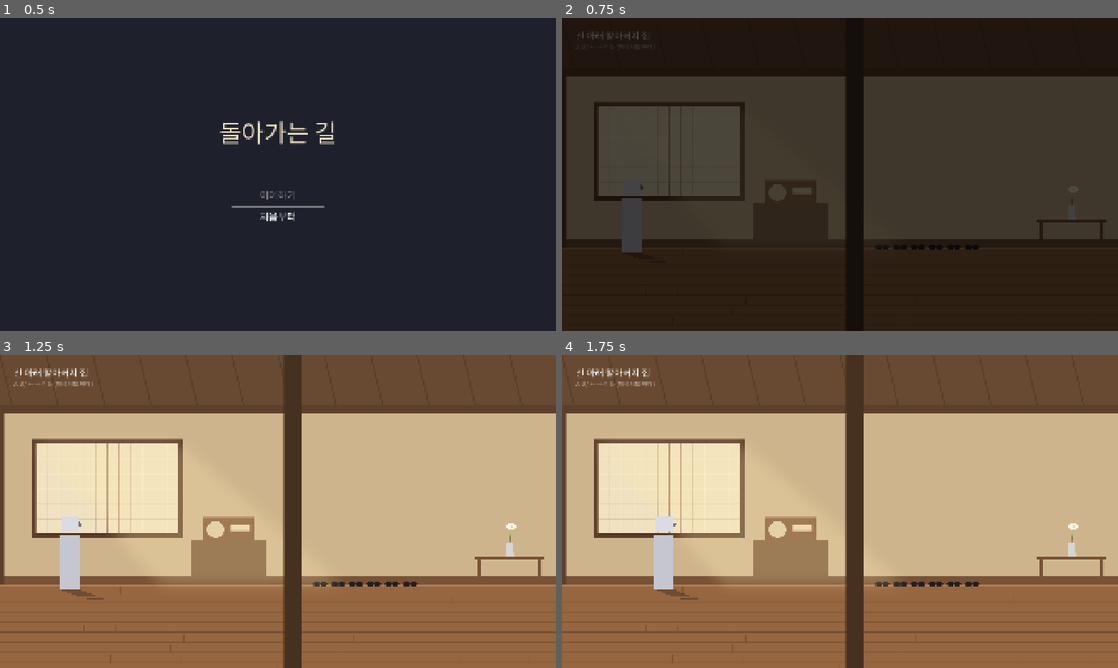
Above: before the commit, frames 1-4 (two rows, left to right).
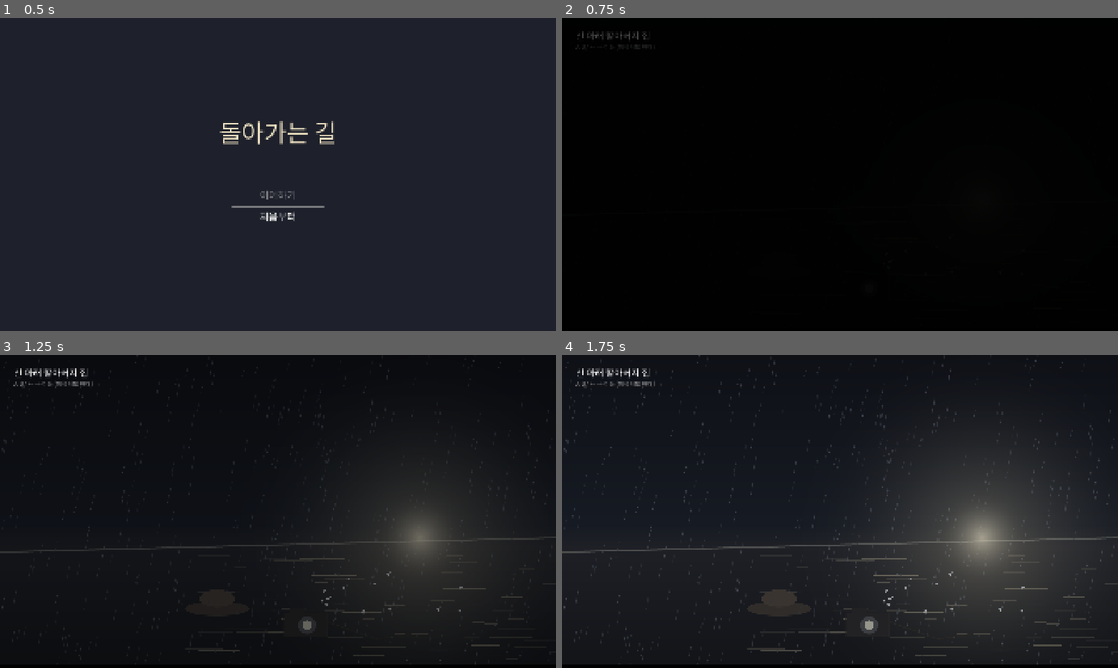
Above: after the commit, the same moments.

Repository: 1jealy/the-way-back
Game: Godot game, scene res://scenes/ui/title_screen.tscn
The game is run twice, just before and just after one commit, with the same random seed, the same clock (stepped at 60 frames per second) and the same inputs. Sound files missing from this copy of the repository are replaced by a short silence.
Inputs (mouse positions are in pixels of both pictures, inside the frame that each line leads up to):
- Up to frame 1 (0.5 s): no input
- Up to frame 2 (0.75 s): click "처음부터" at 0.5 s
- Up to frame 3 (1.25 s): no input
- Up to frame 4 (1.75 s): move the mouse to (962, 495) at 1.27 s; hold D (move_right) from 1.28 s (still down); hold F (ask_dog) from 1.28 s (still down); click (962, 495) at 1.42 s

Frame 1 is identical in both runs. In frame 2, 96% of the frame differs, in the area x 0-100%, y 0-100%; in frame 3, 100%; in frame 4, 100%.

Commit message:
이야기 바꾸기: 오프닝 사고 장면, 영정사진 두 개, 병 설정 빼기 (#76)
- 기획서·장면표: 병 설정을 빼고 둘이 같은 교통사고로 떠난 것으로. 0-1 오프닝
  (사고 뒤 길가, 손그림 컷신 0), 1-2 영정사진 두 개(하나는 흐림), 7-8 엔딩에서
  하윤 사진이 또렷해짐. 다섯째 메모 "방학하면 여기 꼭!". 톤·복선 표·그림 목록·시간.
- OpeningScene(scripts/game/opening.gd): "처음부터"일 때만 컷신 0 + 빗소리 → 하윤이
  일어난다(GameState.opening_pending, 잠금 opening, opening_seen).
- FuneralPortraits(scripts/game/funeral_portraits.gd) + shaders/blur.gdshader:
  할아버지 또렷, 하윤 흐림. BoatRide 7-8에서 하윤 사진이 4초에 걸쳐 또렷해진다.
- 임시 그림 cut_accident, prop_portrait_grandpa/hayun, 임시 소리 sfx_rain_01.
  지도 메모가 바뀌어 글꼴 셋을 다시 만듦.
- 검사: 게임플레이(오프닝·영정사진), 스모크(부품·그림), 부품 흐름(7-8).

A 대신 B 세션이 작업(scripts/game, scripts/ui, tests).

Co-Authored-By: Claude Opus 5.5 <noreply@anthropic.com>
Claude-Session: https://claude.ai/code/session_01J4uuBk1dXZKjb4UnTLHPYb

Diff:
--- a/scenes/places/house.tscn
+++ b/scenes/places/house.tscn
@@ -12,6 +12,8 @@
 [ext_resource type="AudioStream" path="res://assets/audio/placeholder/pos_house_radio.ogg" id="10_mxv64"]
 [ext_resource type="Script" path="res://scripts/game/gate.gd" id="11_bdaxg"]
 [ext_resource type="Script" path="res://scripts/game/shake_drop.gd" id="shake_script"]
+[ext_resource type="Script" path="res://scripts/game/opening.gd" id="opening_script"]
+[ext_resource type="Script" path="res://scripts/game/funeral_portraits.gd" id="portraits_script"]
 
 [node name="House" unique_id=721323629 instance=ExtResource("1_tpl")]
 place_id = &"house"
@@ -125,3 +127,10 @@
 position = Vector2(5070, 810)
 script = ExtResource("shake_script")
 prompt = "감나무 흔들기"
+
+[node name="Opening_0-1" type="Node" parent="."]
+script = ExtResource("opening_script")
+
+[node name="Portraits_1-2" type="Node2D" parent="."]
+position = Vector2(1340, 810)
+script = ExtResource("portraits_script")
--- a/scripts/game/boat_ride.gd
+++ b/scripts/game/boat_ride.gd
@@ -27,6 +27,13 @@
 @export var title_text: String = "돌아가는 길"
 ## 끝나면 타이틀로(검사는 끈다).
 @export var return_to_title: bool = true
+## 7-8 영정사진: 크기, 하윤 사진이 또렷해지는 시간(초).
+@export var portrait_scale: float = 1.6
+@export var portrait_reveal_seconds: float = 4.0
+
+## 7-8 영정사진에서 하윤 사진이 다 또렷해졌다.
+signal portraits_shown
+var portraits_revealed: bool = false
 
 var progress: float = 0.0
 var ghosts_shown: int = 0
@@ -96,6 +103,7 @@
 	cut.play({"art": cut2_art, "seconds": 6.0, "zoom": Vector2(1.0, 1.25), "pan": [Vector2.ZERO, Vector2(-120, 30)], "white_out": true})
 	await cut.finished
 	await _title_card()
+	await _portraits_card()
 	GameState.set_flag(&"ending_seen")
 	ended.emit()
 	var main := get_tree().get_first_node_in_group("main")
@@ -201,6 +209,44 @@
 			n.visible = false
 
 
+## 7-8: 하얀 화면에 1-2의 영정사진 두 개가 다시 비치고, 흐렸던 하윤 사진이 천천히 또렷해진다. 소리 없이.
+func _portraits_card() -> void:
+	var layer := CanvasLayer.new()
+	layer.name = "Portraits"
+	layer.layer = 31
+	add_child(layer)
+	var white := ColorRect.new()
+	white.color = Color(1, 0.99, 0.95, 1)
+	white.set_anchors_preset(Control.PRESET_FULL_RECT)
+	layer.add_child(white)
+	var row := Control.new()
+	row.modulate.a = 0.0
+	row.set_anchors_preset(Control.PRESET_FULL_RECT)
+	layer.add_child(row)
+	var hayun_mat := FuneralPortraits.blurred_material(1.0)
+	for pair in [[FuneralPortraits.ART_GRANDPA, -170.0, null], [FuneralPortraits.ART_HAYUN, 170.0, hayun_mat]]:
+		var path := CutscenePlayer.find_art(pair[0])
+		if path.is_empty():
+			continue
+		var tex := TextureRect.new()
+		tex.name = pair[0]
+		tex.texture = load(path)
+		tex.size = tex.texture.get_size() * portrait_scale
+		tex.expand_mode = TextureRect.EXPAND_IGNORE_SIZE
+		tex.position = Vector2(960.0 + pair[1], 540.0) - tex.size * 0.5
+		if pair[2]:
+			tex.material = pair[2]
+		row.add_child(tex)
+	await create_tween().tween_property(row, "modulate:a", 1.0, 2.0).finished
+	await _wait(1.5)
+	await create_tween().tween_method(func(v: float): hayun_mat.set_shader_parameter("amount", v), 1.0, 0.0, portrait_reveal_seconds) \
+			.set_trans(Tween.TRANS_SINE).finished
+	portraits_revealed = true
+	portraits_shown.emit()
+	await _wait(3.0)
+	await create_tween().tween_property(row, "modulate:a", 0.0, 2.0).finished
+
+
 ## 7-7: 화면이 하얗게 번진 채 제목이 뜬다.
 func _title_card() -> void:
 	var layer := CanvasLayer.new()
--- /dev/null
+++ b/scripts/game/funeral_portraits.gd
@@ -0,0 +1,52 @@
+class_name FuneralPortraits
+extends Node2D
+## 장면표 1-2: 거실 벽에 영정사진 두 개. 할아버지는 또렷하고, 옆 사진(하윤)은 흐려서 누구인지 보이지 않는다.
+## 조사할 수 없는 배경이다(말없이 둔다). 7-8 엔딩에서 같은 두 장이 다시 비치고 하윤 사진이 또렷해진다(BoatRide).
+## 장소 씬에 B가 놓는다(Portraits_1-2, 땅 위 x에 두고 사진 높이는 photo_y). 담당: B(연출).
+## (A 세션이 쉬는 동안 B 세션이 만듦)
+
+const BLUR := preload("res://shaders/blur.gdshader")
+## 그림 이름(assets/art 아래). 진짜 그림이 placeholder보다 먼저. 하윤 사진은 또렷하게 그린 것을 게임이 흐린다.
+const ART_GRANDPA := "prop_portrait_grandpa"
+const ART_HAYUN := "prop_portrait_hayun"
+
+## 사진 가운데 높이(땅 기준, 위로 -).
+@export var photo_y: float = -430.0
+## 두 사진 사이(가운데끼리, px).
+@export var gap: float = 190.0
+@export var photo_scale: float = 1.0
+
+var grandpa: Sprite2D
+var hayun: Sprite2D
+
+
+func _ready() -> void:
+	z_index = -4  # 물건 층(-5) 위, 하윤 뒤
+	z_as_relative = false
+	grandpa = _photo(ART_GRANDPA, Vector2(-gap * 0.5, photo_y))
+	hayun = _photo(ART_HAYUN, Vector2(gap * 0.5, photo_y))
+	hayun.material = blurred_material(1.0)
+
+
+func _photo(art: String, pos: Vector2) -> Sprite2D:
+	var s := Sprite2D.new()
+	s.name = art
+	var path := CutscenePlayer.find_art(art)
+	if not path.is_empty():
+		s.texture = load(path)
+	s.position = pos
+	s.scale = Vector2.ONE * photo_scale
+	add_child(s)
+	return s
+
+
+## 흐림 재질(amount 1 = 안 보임, 0 = 또렷). 엔딩(7-8)도 같은 것을 쓴다.
+static func blurred_material(amount: float) -> ShaderMaterial:
+	var mat := ShaderMaterial.new()
+	mat.shader = BLUR
+	mat.set_shader_parameter("amount", amount)
+	return mat
+
+
+func hayun_blur() -> float:
+	return (hayun.material as ShaderMaterial).get_shader_parameter("amount") if hayun and hayun.material else 0.0
--- a/scripts/game/game_state.gd
+++ b/scripts/game/game_state.gd
@@ -17,6 +17,8 @@
 
 ## 이어하기로 시작할 장소 씬. main이 한 번 읽고 비운다.
 var start_place: String = ""
+## 타이틀의 "처음부터"로 시작했다. 집의 오프닝(0-1)이 한 번 읽고 비운다. 이어하기·검사에서는 false.
+var opening_pending: bool = false
 
 ## 저장 파일 자리. 검사는 다른 자리를 쓴다.
 var save_path: String = SAVE_PATH
@@ -41,6 +43,7 @@
 	current_place = &""
 	flags.clear()
 	start_place = ""
+	opening_pending = false
 
 
 ## 장소에 막 들어온 순간을 저장한다. place_path는 그 장소 씬.
--- a/scripts/game/map_data.gd
+++ b/scripts/game/map_data.gd
@@ -54,7 +54,7 @@
 	{"place": &"station", "note": "기차 안 와도 여기 앉아 있으면 좋다.", "note_pos": Vector2(300.0, 975.0), "child": false},
 	{"place": &"forest", "note": "해 지고 조금만 기다려. 금방 환해진다.", "note_pos": Vector2(560.0, 740.0), "child": false},
 	{"place": &"riverside", "note": "물수제비. 할아버지 다섯 번, 하윤이는?", "note_pos": Vector2(900.0, 975.0), "child": false},
-	{"place": &"ferry", "note": "다나으면 여기 꼭!", "note_pos": Vector2(1530.0, 790.0), "child": true},
+	{"place": &"ferry", "note": "방학하면 여기 꼭!", "note_pos": Vector2(1530.0, 790.0), "child": true},
 ]
 
 ## 강(세로 띠)과 그 너머 빈 종이. 철교는 강을 건너 빈 종이 쪽으로 이어진다.
--- /dev/null
+++ b/scripts/game/opening.gd
@@ -0,0 +1,69 @@
+class_name OpeningScene
+extends Node
+## 장면표 0-1 오프닝: 손그림 컷신 0(사고 뒤 비 오는 밤 길가, 떨어진 할아버지의 모자와 카메라. 사람은 없다).
+## 빗소리만 들리다 어두워지고, 집(1-1)에서 하윤이 몸을 일으킨다.
+## 타이틀의 "처음부터"로 시작할 때만 나온다(GameState.opening_pending). 이어하기·검사에는 없다.
+## 장소 씬에 B가 놓는다(Opening_0-1, 집). 담당: B(컷신). (A 세션이 쉬는 동안 B 세션이 만듦)
+
+signal finished
+
+const LOCK := &"opening"
+
+@export var art: String = "cut_accident"
+@export var seconds: float = 9.0
+@export var rain_sound: String = "sfx_rain_"
+@export var rain_db: float = -6.0
+@export var done_flag: StringName = &"opening_seen"
+
+var playing: bool = false
+var _cover: CanvasLayer
+
+
+func _ready() -> void:
+	if not GameState.opening_pending:
+		return
+	GameState.opening_pending = false
+	playing = true
+	# 집이 비치기 전에 바로 덮는다(main이 화면을 밝히는 동안 집이 잠깐 보이지 않게)
+	_cover = CanvasLayer.new()
+	_cover.layer = 4  # 컷신(5) 아래
+	var black := ColorRect.new()
+	black.name = "Black"
+	black.color = Color.BLACK
+	black.set_anchors_preset(Control.PRESET_FULL_RECT)
+	_cover.add_child(black)
+	add_child(_cover)
+	_run.call_deferred()
+
+
+func _run() -> void:
+	var player := get_tree().get_first_node_in_group("player") as Player
+	if player:
+		player.lock(LOCK)
+		player.set_crouching(true)  # 마루에 누워(앉아) 있다
+	var rain := AudioStreamPlayer.new()
+	rain.stream = SoundBank.pick(rain_sound) if not rain_sound.is_empty() else null
+	rain.bus = SoundBank.BUS_SFX
+	rain.volume_db = rain_db
+	add_child(rain)
+	if rain.stream:
+		rain.play()
+	var cut := CutscenePlayer.new()
+	add_child(cut)
+	cut.play({"art": art, "seconds": seconds, "zoom": Vector2(1.0, 1.06), "pan": [Vector2(0, -10), Vector2(-40, 10)]})
+	await cut.finished
+	if rain.playing:
+		await create_tween().tween_property(rain, "volume_db", -60.0, 1.5).finished
+	rain.queue_free()
+	# 1-1 깨어남: 어둠이 걷히고 하윤이 몸을 일으킨다
+	var black := _cover.get_node("Black") as ColorRect
+	await create_tween().tween_property(black, "color:a", 0.0, 2.0).finished
+	_cover.queue_free()
+	if player:
+		await get_tree().create_timer(0.8, false).timeout
+		player.set_crouching(false)
+		player.unlock(LOCK)
+	if not done_flag.is_empty():
+		GameState.set_flag(done_flag)
+	playing = false
+	finished.emit()
--- a/scripts/ui/title_screen.gd
+++ b/scripts/ui/title_screen.gd
@@ -25,4 +25,5 @@
 func start_new() -> void:
 	GameState.delete_save()
 	GameState.reset()
+	GameState.opening_pending = true  # 0-1 오프닝(사고 뒤 길가)은 처음부터 할 때만
 	get_tree().change_scene_to_file(MAIN_SCENE)
--- /dev/null
+++ b/shaders/blur.gdshader
@@ -0,0 +1,42 @@
+shader_type canvas_item;
+// 영정사진의 흐린 사진(1-2, 7-8). amount 1 = 누구인지 안 보일 만큼 흐림, 0 = 또렷.
+// 액자 테(frame 바깥)는 또렷하게 두고 안쪽 사진만 흐리고 바랜다.
+// 웹(Compatibility)에서도 돌게 밉맵 없이 둘레를 여러 번 읽어 섞는다. 담당: B(연출).
+
+uniform float amount : hint_range(0.0, 1.0) = 1.0;
+uniform float radius_px = 30.0;     // amount 1일 때 흐림 반지름(그림 픽셀)
+uniform float fade_to_paper = 0.6;  // amount 1일 때 바랜 종이색으로 덮는 정도
+uniform vec4 paper : source_color = vec4(0.8, 0.79, 0.76, 1.0);
+uniform vec4 frame = vec4(0.08, 0.06, 0.92, 0.94); // 사진 안쪽(UV: 왼, 위, 오른, 아래)
+
+// fragment의 COLOR는 이미 그림 색을 곱한 값이라, 꼭짓점 색(modulate)만 따로 받아 둔다.
+varying vec4 tint;
+
+void vertex() {
+	tint = COLOR;
+}
+
+void fragment() {
+	vec4 base = texture(TEXTURE, UV);
+	bool inside = UV.x > frame.x && UV.y > frame.y && UV.x < frame.z && UV.y < frame.w;
+	if (!inside || amount <= 0.001) {
+		COLOR = base * tint;
+	} else {
+		// TEXTURE_PIXEL_SIZE는 TextureRect(웹·Compatibility)에서 0으로 올 때가 있어 그림 크기를 직접 잰다
+		vec2 px = radius_px * amount / vec2(textureSize(TEXTURE, 0));
+		vec4 sum = vec4(0.0);
+		float wsum = 0.0;
+		for (int x = -4; x <= 4; x++) {
+			for (int y = -4; y <= 4; y++) {
+				vec2 o = vec2(float(x), float(y)) / 4.0;
+				float w = exp(-dot(o, o) * 1.2);
+				vec2 uv = clamp(UV + o * px, frame.xy, frame.zw);
+				sum += texture(TEXTURE, uv) * w;
+				wsum += w;
+			}
+		}
+		vec4 c = sum / wsum;
+		c.rgb = mix(c.rgb, paper.rgb, fade_to_paper * amount);
+		COLOR = c * tint;
+	}
+}
--- a/tests/gameplay_test.gd
+++ b/tests/gameplay_test.gd
@@ -484,6 +484,8 @@
 	await _check_motes()
 	await _check_shadow()
 	await _check_cutout()
+	await _check_portraits()
+	await _check_opening()
 	await _check_pause()
 	await _check_save()
 
@@ -781,6 +783,42 @@
 	_check(not load("res://scripts/game/cutout.gd").has_art("nobody"), "컷아웃: 그림이 없는 인물은 has_art가 false")
 
 
+## 1-2 영정사진(FuneralPortraits): 할아버지는 또렷하고 하윤 사진만 흐리다. 조사 대상이 아니다.
+func _check_portraits() -> void:
+	var pics: Node2D = load("res://scripts/game/funeral_portraits.gd").new()
+	_main.current_place().add_child(pics)
+	pics.global_position = Vector2(_player.global_position.x, 810.0)
+	await _wait(0.1)
+	_check(pics.grandpa.texture != null and pics.hayun.texture != null, "영정사진: 두 장이 걸려 있다")
+	_check(pics.grandpa.material == null and is_equal_approx(pics.hayun_blur(), 1.0), "영정사진: 할아버지는 또렷하고 옆 사진(하윤)만 흐리다")
+	_check(not pics is Area2D and pics.find_children("*", "Area2D", true, false).is_empty(), "영정사진: 조사할 수 없는 배경이다")
+	pics.queue_free()
+
+
+## 0-1 오프닝(OpeningScene): "처음부터"일 때만 컷신 0이 나오고 그동안 하윤이 멈춘다. 끝나면 일어나 걸을 수 있다.
+func _check_opening() -> void:
+	var script: GDScript = load("res://scripts/game/opening.gd")
+	var skip: Node = script.new()
+	_main.current_place().add_child(skip)
+	await _wait(0.2)
+	_check(not skip.playing and _player.controls_enabled, "오프닝: 이어하기·검사(처음부터가 아님)에는 나오지 않는다")
+	skip.queue_free()
+	_state.opening_pending = true
+	var op: Node = script.new()
+	op.seconds = 0.5
+	op.rain_sound = ""
+	var done := [false]
+	op.finished.connect(func(): done[0] = true)
+	_main.current_place().add_child(op)
+	await _wait(0.5)
+	_check(op.playing and not _state.opening_pending and _player.is_locked_by(&"opening") and _player.crouching,
+			"오프닝: 처음부터면 컷신 0이 나오고, 하윤은 누운 채 멈춰 있다")
+	var ok := await _wait_until(func(): return done[0], 10.0)
+	_check(ok and _player.controls_enabled and not _player.crouching and _state.has_flag(&"opening_seen"),
+			"오프닝: 끝나면 어둠이 걷히고 하윤이 일어나 걸을 수 있다")
+	op.queue_free()
+
+
 ## 저장·이어하기·타이틀. 실제 저장 파일(user://save.cfg)은 건드리지 않는다.
 func _check_save() -> void:
 	const HOUSE := "res://scenes/places/house.tscn"
--- a/tools/parts_flow_test.gd
+++ b/tools/parts_flow_test.gd
@@ -323,6 +323,7 @@
 	_check(ride.ghosts_shown == 5, "강 위: 지나온 장소 다섯이 차례로 비쳤다 (%d)" % ride.ghosts_shown)
 	_check(ride.touched, "강 위: 하윤이 물을 한 번 만진다")
 	_check(done, "강 위: 컷신 2(빛 속으로) 뒤 하얀 화면에 제목으로 끝난다")
+	_check(ride.portraits_revealed, "강 위: 제목 뒤 영정사진 두 개가 비치고 하윤 사진이 또렷해진다(7-8)")
 
 	if _failures == 0:
 		print("부품 흐름 검사 통과")
--- a/tools/smoke_test.gd
+++ b/tools/smoke_test.gd
@@ -319,6 +319,14 @@
 	var tractor := _find_by_script("field", "res://scripts/game/tractor_pass.gd")
 	_check(tractor.size() == 1 and String(tractor[0][0]) == "Tractor_2-4" and chases.size() == 1 and tractor[0][1] > 7000.0,
 			"부품: 들판 2-4에 경운기(Tractor_2-4) 하나, 2-3 벽(Gate_2-3) 오른쪽 %s" % [tractor])
+	var opening := _find_by_script("house", "res://scripts/game/opening.gd")
+	var portraits := _find_by_script("house", "res://scripts/game/funeral_portraits.gd")
+	var find_art: Callable = load("res://scripts/ui/cutscene_player.gd").find_art
+	var art_ok := true
+	for art in ["cut_accident", "prop_portrait_grandpa", "prop_portrait_hayun"]:
+		art_ok = art_ok and not find_art.call(art).is_empty()
+	_check(opening.size() == 1 and portraits.size() == 1 and String(portraits[0][0]) == "Portraits_1-2" and art_ok,
+			"부품: 집에 오프닝(0-1)과 영정사진 두 개(1-2), 그림(컷신 0·영정 2장)이 있다 %s %s" % [opening, portraits])
 	var shakes := _find_by_script("house", SHAKE)
 	_check(shakes.size() == 1 and String(shakes[0][0]) == "Shake_1-6_Persimmon" and shakes[0][1] < 5300.0,
 			"부품: 집 마당 1-6에 감나무 흔들기 하나, 대문 안쪽 %s" % [shakes])
@@ -341,7 +349,7 @@
 	var out := []
 	for node in place.get_children():
 		if _script_path(node) == script_path:
-			out.append([node.name, node.position.x])
+			out.append([node.name, node.position.x if node is Node2D else 0.0])
 	place.free()
 	return out
 
Binary file added: assets/art/placeholder/cut/cut_accident.png
Not shown, added: assets/art/placeholder/cut/cut_accident.png.import
Binary file added: assets/art/placeholder/prop/prop_portrait_grandpa.png
Not shown, added: assets/art/placeholder/prop/prop_portrait_grandpa.png.import
Binary file added: assets/art/placeholder/prop/prop_portrait_hayun.png
Not shown, added: assets/art/placeholder/prop/prop_portrait_hayun.png.import
Not shown, added: assets/audio/placeholder/sfx_rain_01.ogg.import
Binary file changed: assets/fonts/grandpa_hand_subset.ttf
Binary file changed: assets/fonts/hayun_hand_subset.ttf
Binary file changed: assets/fonts/noto_sans_kr_regular_subset.ttf
Not shown, added: scripts/game/funeral_portraits.gd.uid
Not shown, added: scripts/game/opening.gd.uid
(and 5 more such lines)
